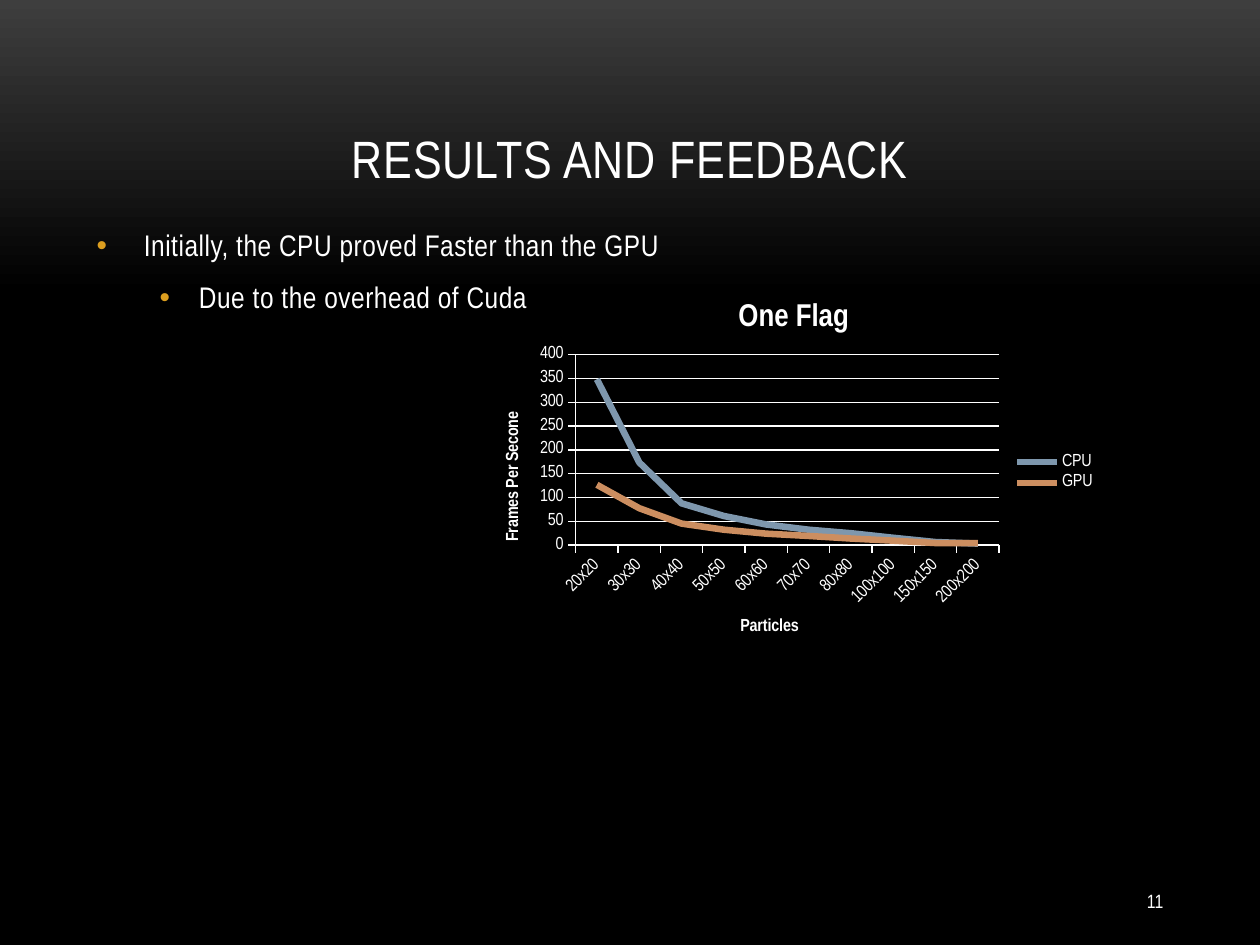
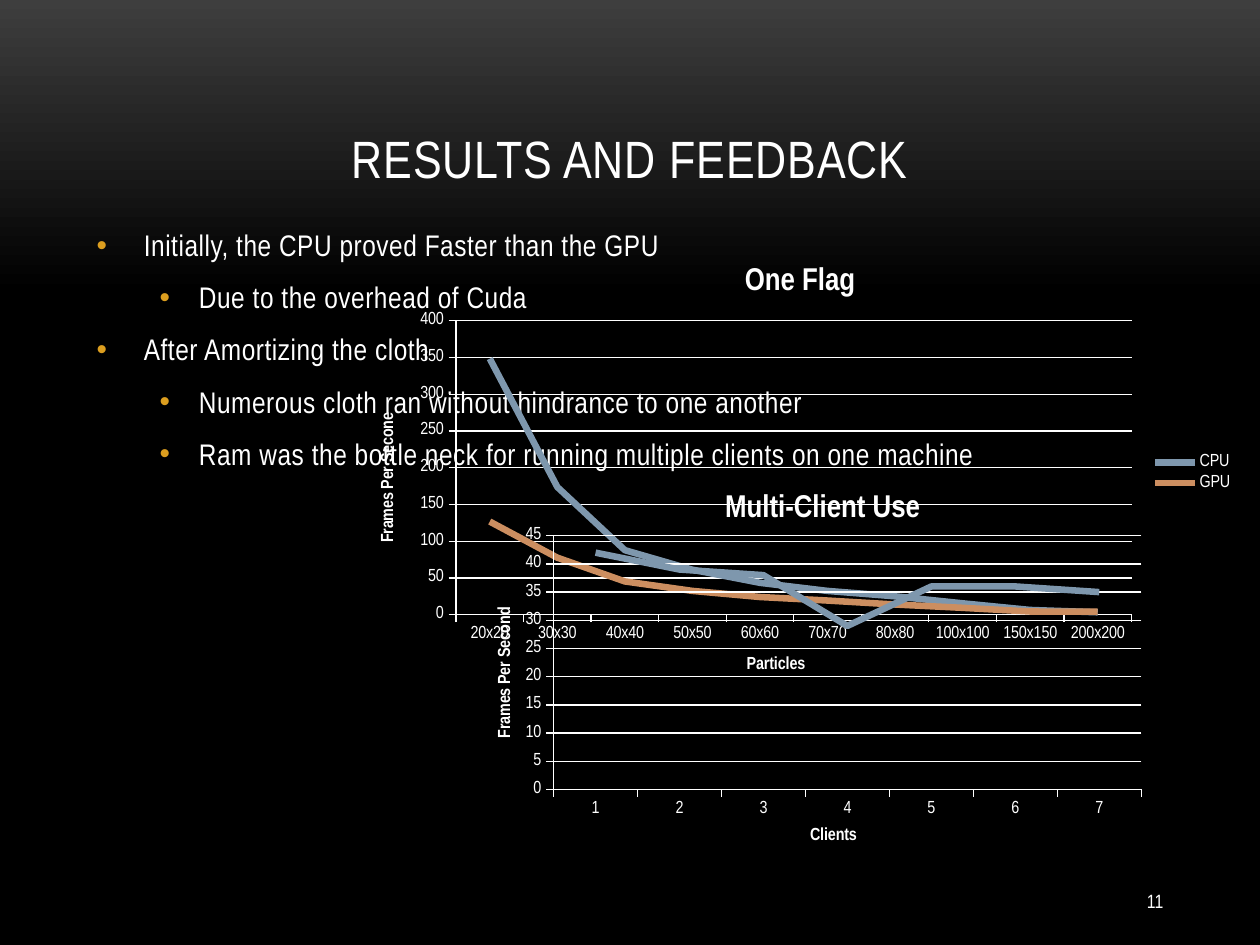
Before and after one commit to onorinbejasus/CudaP7, a slide deck: slide 11 of P7 Docs/P7 Presentation.pptx. Drawn at 1260x945 pixels with LibreOffice and Linux fonts; fonts in the diff are those of the drawing; background and template pictures are left out. Boxes give left, top, right and bottom in pixels: in the first picture for what was removed or moved away, otherwise in the second. Text is boxed around its words. In the diff, an @@ line names an element or a change of style, - is before the commit and + after.

```diff
--- a/P7 Docs/P7 Presentation.pptx
+++ b/P7 Docs/P7 Presentation.pptx
@@ line chart: place and size @@
-line chart at <box>479,284,1109,662</box>
+line chart at <box>354,247,1246,699</box>
@@ text at <box>144,338,973,471</box>: paragraphs added @@
+• After Amortizing the cloth
+  • Numerous cloth ran without hindrance to one another
+  • Ram was the bottle neck for running multiple clients on one machine
@@ line chart added at <box>491,471,1153,849</box> @@
+title "Multi-Client Use"
+categories: 1, 2, 3, 4, 5, 6, 7
+Series 1: 42, 39, 38, 29, 36, 36, 35
```
Also in this commit, not shown: 1 other slide changed, 4 slides added, 3 slides removed, 1 other file.
